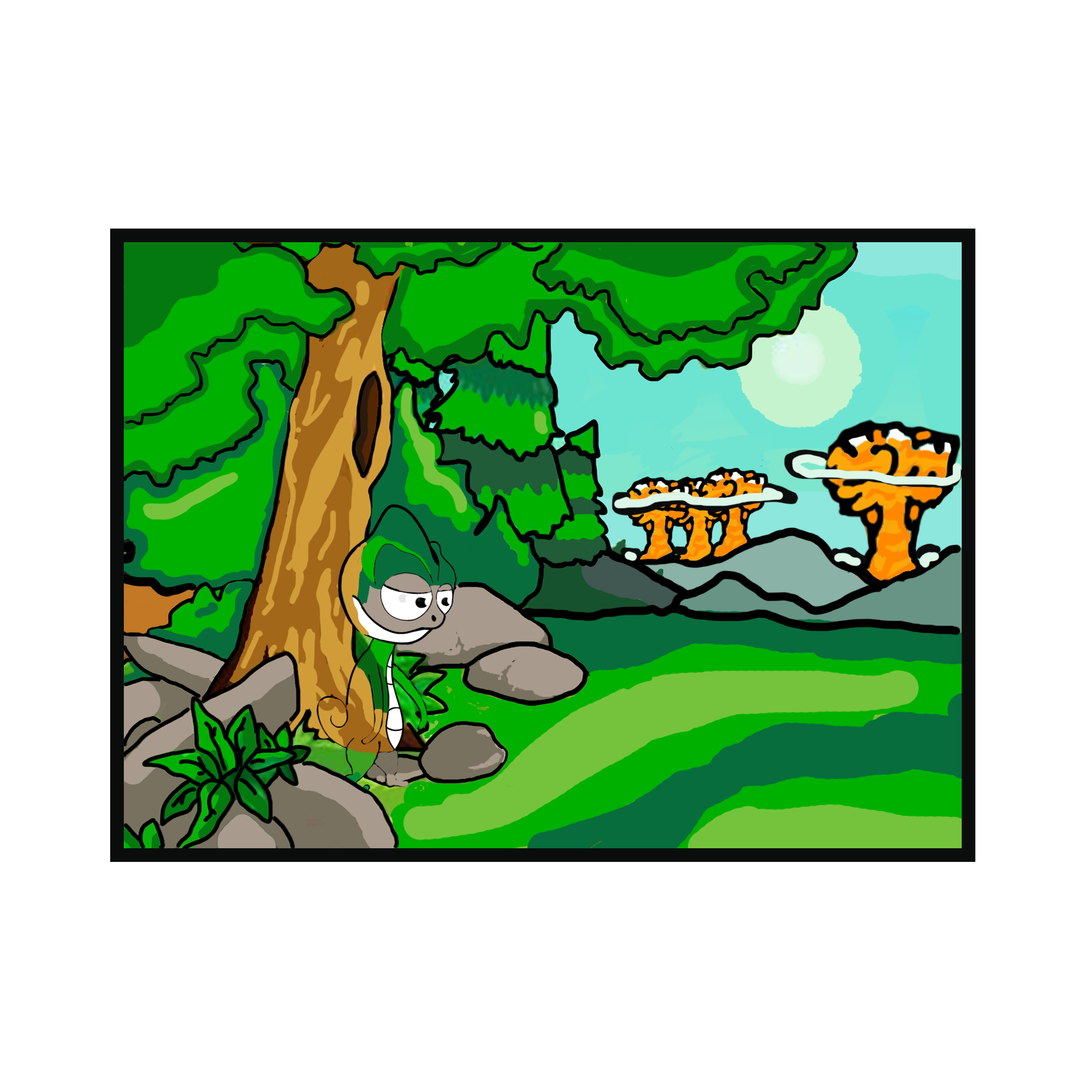
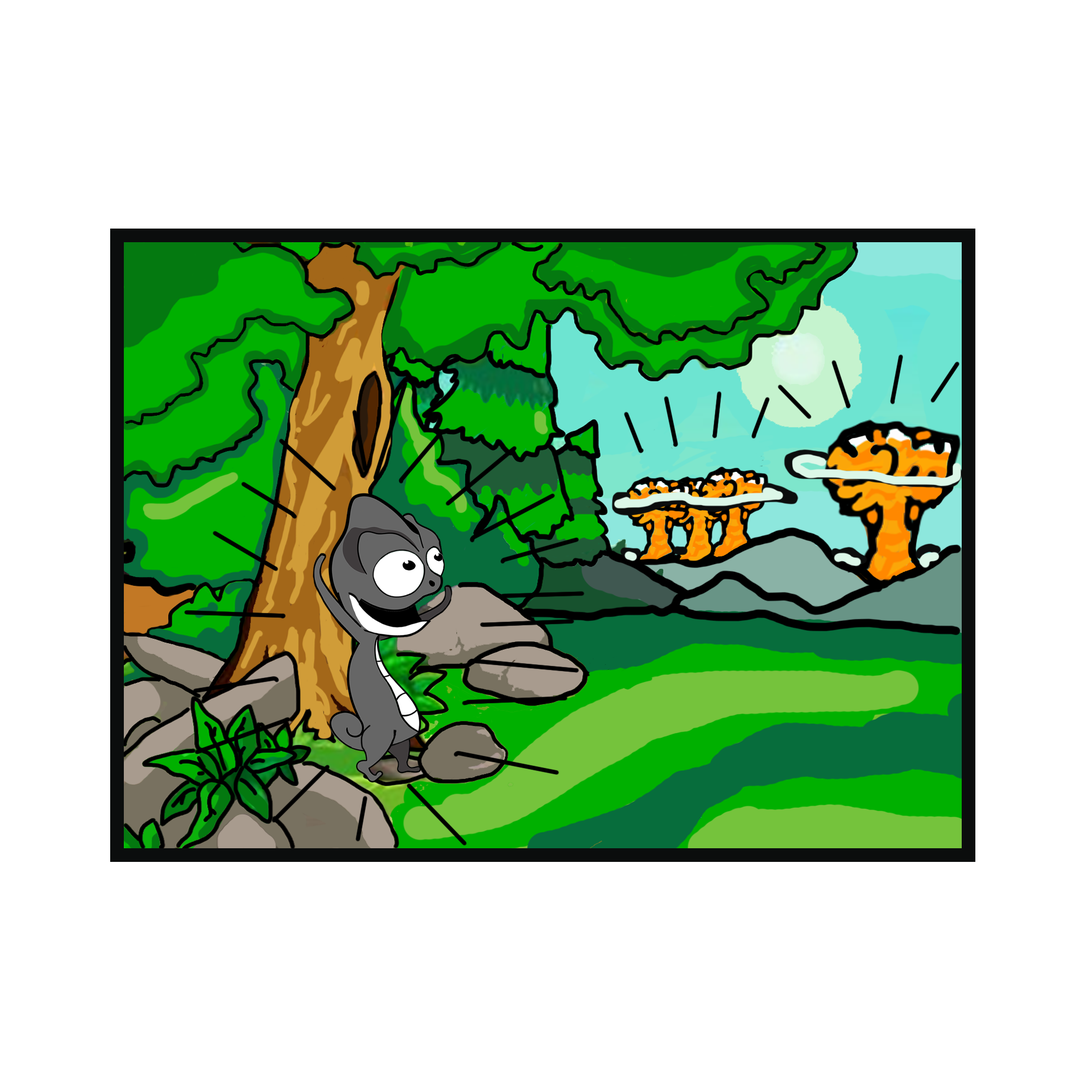
The second 1091 x 1091 image is a revision of the first. Changes to its layers:
renamed "ninaD" to "Capa 13", moved it out of group "Cap", painted on it over [183, 354, 961, 847]
removed layer "ninaESq" from group "Cap" over [414, 597, 429, 610]
removed layer "Capa 7" from group "Cap" over [338, 583, 441, 646]
removed group "Personaje" (13 layers) from group "Part3" over [286, 503, 917, 847]
removed group "Cap" (6 layers) from group "Personaje" over [337, 503, 917, 789]
renamed "Capa 1" to "Capa 12", painted on it over [183, 354, 961, 847]
moved "cap" into group "Part3", painted on it over [183, 354, 961, 847]
removed layer "parpE" from group "Cap" over [379, 564, 434, 595]
removed layer "parpD" from group "Cap" over [432, 567, 457, 594]
removed layer "Capa 6" from group "Personaje" over [361, 660, 384, 745]
removed layer "Capa 5" from group "Personaje" over [286, 696, 423, 846]
removed layer "Capa 4" from group "Personaje" over [316, 616, 405, 754]
removed layer "Capa 3" from group "Personaje" over [371, 744, 413, 789]
removed layer "Capa 2" from group "Personaje" over [380, 655, 428, 733]
removed layer "fondoulls" from group "Personaje" over [375, 573, 456, 627]
